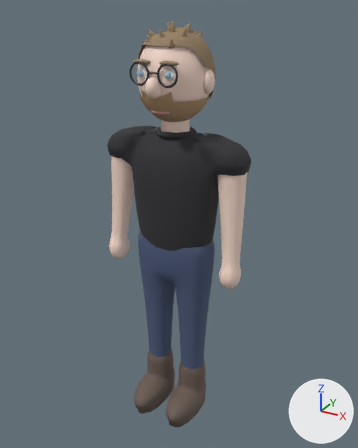
One commit to the glTF model assets/chars/julian.glb: the scene before it, then after it.
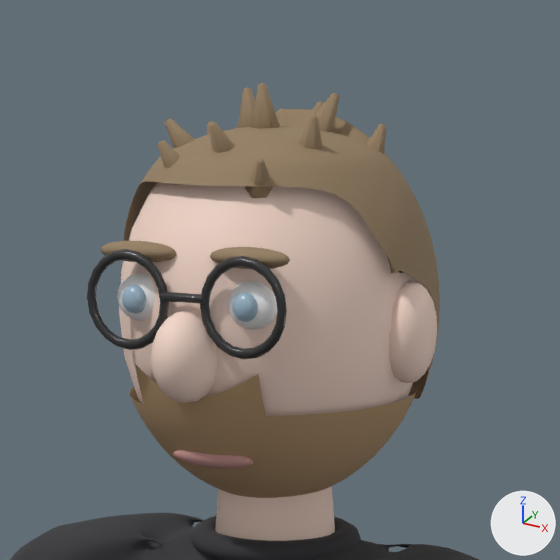
Old and new are each drawn whole from a 50 mm lens placed at (1.126, -2.012, 2.117), pointed at (0.011, 0.016, 1.103) and again close up on the part from 30% to 68% of the width and 0% to 31% of the height. The axes (+X, +Y, +Z) are drawn at lower right. The lights are the same throughout. The first two pictures are the older version. Vertices at exactly the same position are counted once.

Objects in the first close-up: 'Hals', 'Kopf_Gruppe', 'Kragen', 'Shirt'.
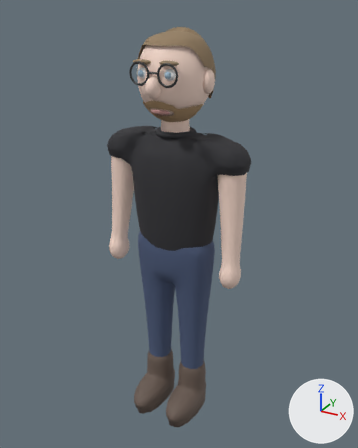
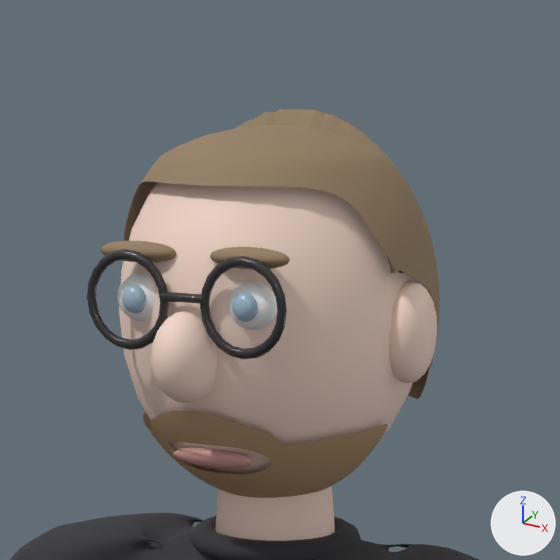
The change in detail:
me_kopf_004 is used by ob_kopf_gruppe; location (0.0, 0.0, 0.0).
me_kopf_004 had 7332 vertices, 14278 faces and spanned x -0.191..0.191, y -0.231..0.198, z 1.625..2.061.
me_kopf_004 now has 8026 vertices, 15595 faces and spans x -0.191..0.191, y -0.231..0.198, z 1.625..2.033.
me_kopf_004 part 1: 11 loose pieces with 154 vertices, spanning x -0.113..0.106, y -0.145..0.1, z 1.924..2.061, are deleted.
me_kopf_004 part 2: 327 vertices moved from x -0.091..0.108, y -0.173..0.018, z 1.625..1.742 to x -0.083..0.109, y -0.173..0.0, z 1.625..1.742; 1742 vertices removed from x -0.155..0.155, y -0.18..0.092, z 1.625..1.79; 2590 vertices added at x -0.144..0.144, y -0.175..0.0, z 1.625..1.746.

Where the change shows, as pixel boxes [x1, y1, x2, y2] in the close-ups (560 x 560 px; the box of a moved part takes in the faces that stretch with it):
'Kopf_Gruppe', reshaped (6% shorter)
    before: [87, 83, 440, 498]
    after: [87, 109, 440, 498]
part 1 of me_kopf_004, deleted (brown)
    before: [157, 83, 386, 198]
part 2 of me_kopf_004, moved or reshaped
    before: [130, 364, 418, 498]
    after: [143, 411, 388, 498]
